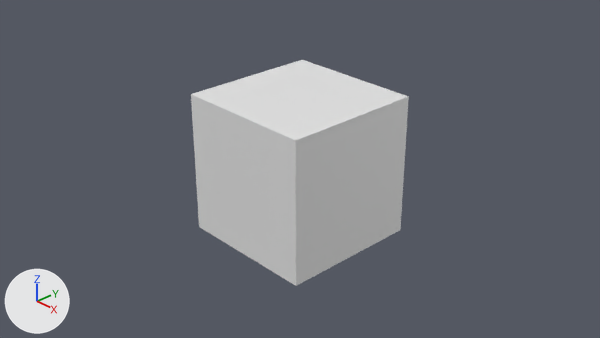
What one commit did to the Blender file blenderfiles.blend.
One viewpoint serves both versions: the file's camera 'Camera'. Lighting does not change. The marker at lower left points along +X, +Y and +Z.
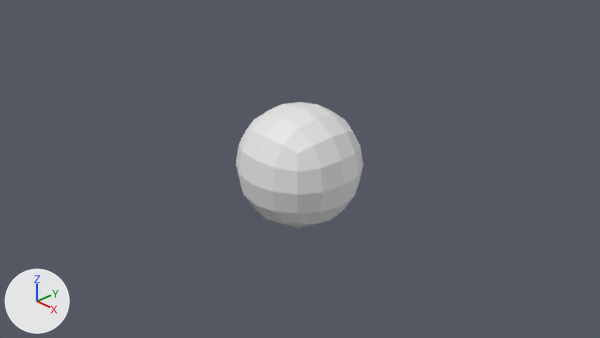
What changed in the scene script:
```text
Change ob_cube:
    add _m = ob_cube.modifiers.new('Subdivision', 'SUBSURF')
    add _m.levels = 4
    add _m.render_levels = 1
```

Location of each change, (x1, y1, x2, y2) in pixels of the pictures (600 x 338 px):
'Cube', modifiers changed (42% narrower, 44% shorter)
    before: (191, 60, 409, 286)
    after: (236, 102, 363, 228)
